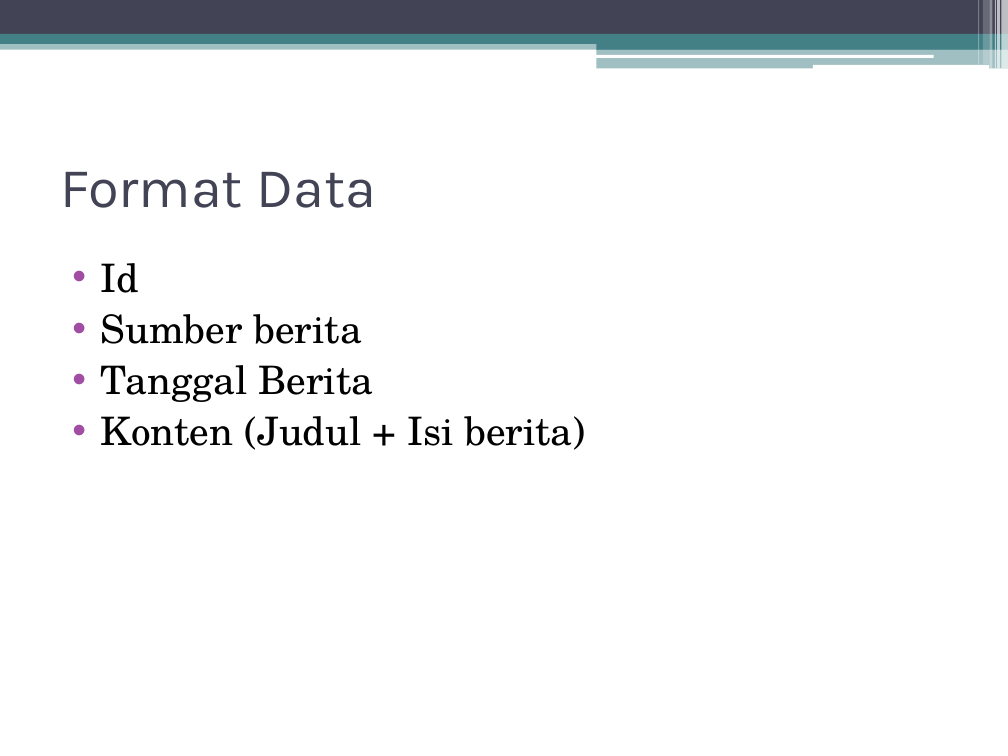
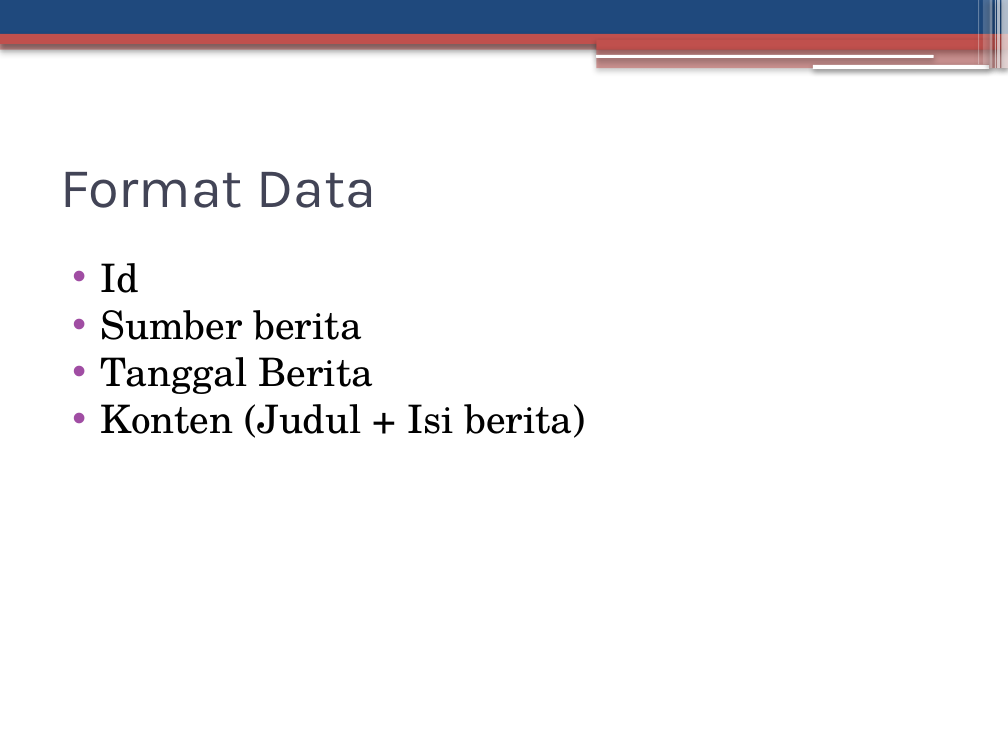
Before and after one commit to arsoedjono/big-data, a slide deck: slide 3 of tfidf/Dokumentasi.pptx. Drawn at 1008x756 pixels with LibreOffice and Linux fonts; fonts in the diff are those of the drawing. Boxes give left, top, right and bottom in pixels: in the first picture for what was removed or moved away, otherwise in the second. Text is boxed around its words. In the diff, an @@ line names an element or a change of style, - is before the commit and + after.

```diff
--- a/tfidf/Dokumentasi.pptx
+++ b/tfidf/Dokumentasi.pptx
@@ rectangle at bbox=[0, 0, 1008, 34]: fill #424456 to #1F497D; shadow on @@
@@ rectangle at bbox=[978, 0, 979, 65]: fill #FFFFFF at 30% opacity to #FFFFFF at 31% opacity; shadow on @@
@@ shadow on in 5 elements at bbox=[596, 54, 933, 57], bbox=[812, 65, 989, 69], bbox=[995, 0, 996, 69], bbox=[990, 0, 993, 69], bbox=[983, 0, 989, 65] @@
@@ rectangle at bbox=[997, 0, 1000, 69]: fill #FFFFFF at 65% opacity to #FFFFFF at 66% opacity; shadow on @@
@@ rectangle at bbox=[1002, 0, 1008, 69]: fill #FFFFFF at 65% opacity to #FFFFFF at 66% opacity; shadow on @@
@@ rectangle at bbox=[0, 40, 1008, 49]: fill #438086 at 50% opacity to #C0504D at 50% opacity; shadow on @@
@@ rectangle at bbox=[0, 34, 1008, 44]: fill #438086 to #C0504D; shadow on @@
@@ rectangle at bbox=[597, 48, 1008, 69]: fill #438086 at 50% opacity to #C0504D at 50% opacity; shadow on @@
@@ rectangle at bbox=[597, 39, 1008, 49]: fill #438086 to #C0504D; shadow on @@
@@ text "Id" at bbox=[101, 263, 585, 438]: less space between paragraphs @@
```
Also in this commit, not shown: 2 other slides changed, 11 slides added, 1 slide removed, 1 other file.
